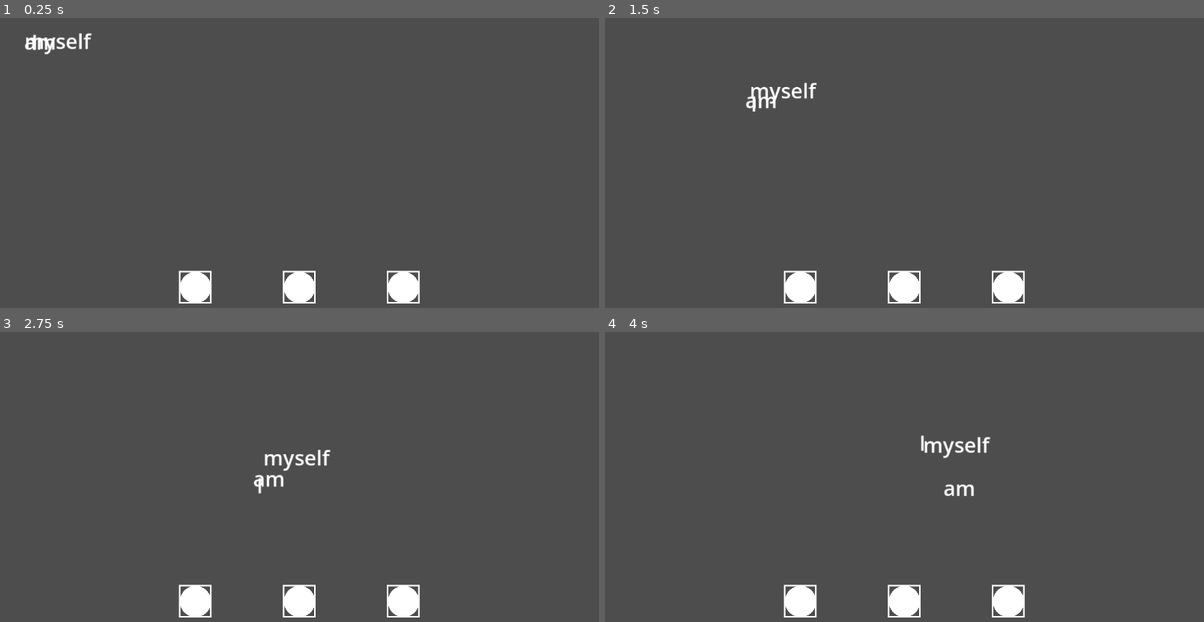
Above: before the commit, frames 1-4 (two rows, left to right).
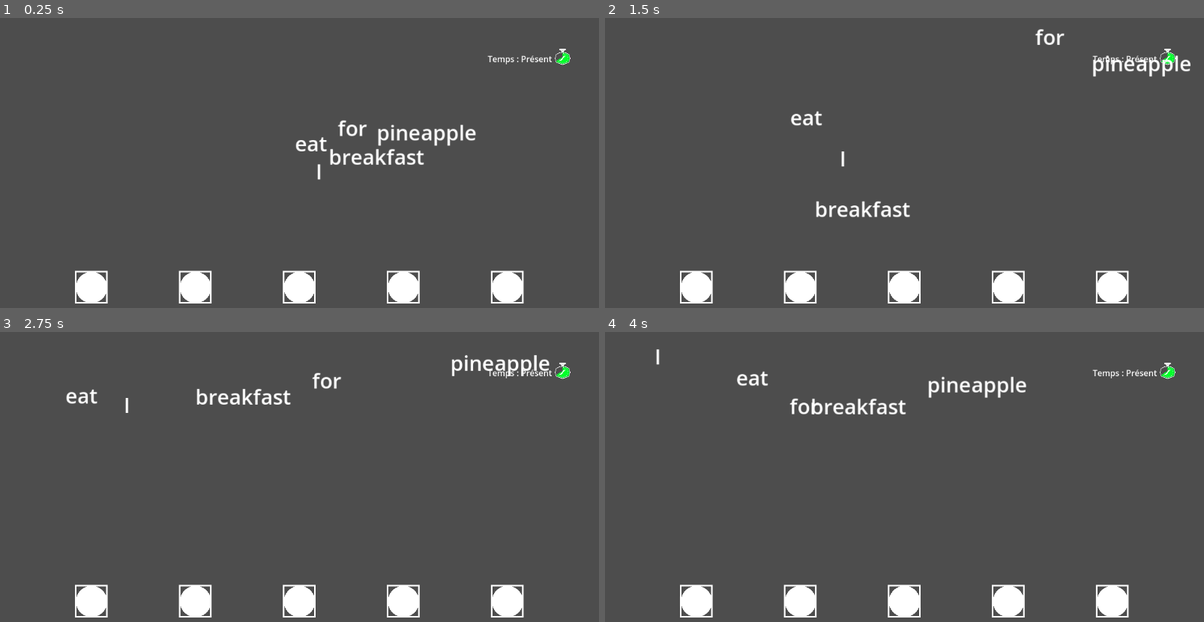
Above: after the commit, the same moments.

Repository: library-rat/Learning_english_fast_version
Game: Godot game, scene res://main_scene.tscn
Same seed, same stepped clock (60 frames per second), same inputs: the game is played once before the commit and once after it.
Inputs (mouse positions are in pixels of both pictures, inside the frame that each line leads up to):
- Up to frame 1 (0.25 s): no input
- Up to frame 2 (1.5 s): move the mouse to (1036, 168) at 0.52 s; click (1036, 168) at 0.6 s; drag from (784, 203) to (910, 116) at 1.27 s
- Up to frame 3 (2.75 s): move the mouse to (359, 424) at 2.02 s; click (359, 424) at 2.1 s
- Up to frame 4 (4 s): drag from (874, 566) to (724, 450) at 2.77 s; move the mouse to (1084, 549) at 3.52 s; click (1084, 549) at 3.6 s

The runs differ from the first frame. In frame 1, 2.9% of the frame differs, in the area x 4-96%, y 5-99%; in frame 2, 2.8%; in frame 3, 2.9%; in frame 4, 2.9%, in the area x 8-96%, y 5-99%.

Commit message:
adding timeMarker and word start around the center

Diff:
--- a/Dragable_Word.gd
+++ b/Dragable_Word.gd
@@ -35,7 +35,6 @@
 		start()
 		emit_signal("generate_curve")
 		for empty_word in guess_array :
-			print((global_position+size/2).distance_to(empty_word.global_position))
 			if (global_position+size/2).distance_to(empty_word.global_position) < (empty_word as Guess_Word).distancemin :
 				(empty_word as Guess_Word).set_word(self)
 
@@ -55,6 +54,20 @@
 
 	return new_curve
 
+func create_first_curve():
+	if rest_area == null :
+		return
+	var new_curve = Curve2D.new()
+	var first_point : Vector2 = (rest_area.global_position ) - (global_position -size/2)
+	var second_x : int = randi_range(0,get_viewport().size.x)
+	var second_y : int = randi_range(0,get_viewport().size.y)
+	var second_point = Vector2(second_x,second_y)
+
+	new_curve.add_point(first_point, position,(second_point-first_point)/2)
+	new_curve.add_point(second_point,(second_point -first_point)/2, Vector2.ZERO)
+	return new_curve
+
+
 func _on_drad_word_body_exited_rest_area():
 	emit_signal("rest_area_exited")
 
--- /dev/null
+++ b/MarqueurTemps.gd
@@ -0,0 +1,22 @@
+extends HBoxContainer
+
+
+# Called when the node enters the scene tree for the first time.
+func _ready():
+	pass # Replace with function body.
+
+
+# Called every frame. 'delta' is the elapsed time since the previous frame.
+func _process(delta):
+	pass
+
+func set_time(new_time:String):
+	$Label.text = "Temps : " +new_time
+	match new_time :
+		"Passé" :
+			$Horloge.value = 33
+
+		"Présent" :
+			$Horloge.value = 66
+		"Futur" :
+			$Horloge.value = 100
--- /dev/null
+++ b/MarqueurTemps.tscn
@@ -0,0 +1,27 @@
+[gd_scene load_steps=4 format=3 uid="uid://dfw1m1ew6kyg0"]
+
+[ext_resource type="Script" path="res://MarqueurTemps.gd" id="1_7ydon"]
+[ext_resource type="Texture2D" uid="uid://bivcu7ai4587i" path="res://assets/Chrono_outside.png" id="2_i0ggk"]
+[ext_resource type="Texture2D" uid="uid://xj1plldkw7op" path="res://assets/Chrono_inside.png" id="3_4fpyx"]
+
+[node name="MarqueurTemps" type="HBoxContainer"]
+anchors_preset = 1
+anchor_left = 1.0
+anchor_right = 1.0
+offset_left = -130.0
+offset_top = 35.0
+offset_right = -29.0
+offset_bottom = 75.0
+grow_horizontal = 0
+script = ExtResource("1_7ydon")
+
+[node name="Label" type="Label" parent="."]
+layout_mode = 2
+text = "Temps : "
+
+[node name="Horloge" type="TextureProgressBar" parent="."]
+layout_mode = 2
+value = 50.0
+fill_mode = 4
+texture_under = ExtResource("2_i0ggk")
+texture_progress = ExtResource("3_4fpyx")
--- a/guess_manager.gd
+++ b/guess_manager.gd
@@ -1,7 +1,8 @@
 extends Node2D
 
 var guess_word = preload("res://guess_word.tscn")
-var guess_phrase = "I am myself"
+var guess_phrase = "I eat pineapple for breakfast"
+var guess_nodes = []
 signal list_of_word(list)
 var ecart : int = 200
 # Called when the node enters the scene tree for the first time.
@@ -14,10 +15,19 @@
 		new_guess.position.x = -floor(list_word.size()/ 2)*ecart + screen_size/2
 		new_guess.position.x += ecart*i
 		new_guess.position.x -= ((1 + list_word.size())%2)*ecart/2
-		print(-floor(list_word.size()/ 2)*ecart + ecart*i)
-		print(new_guess.position.x)
-		print(screen_size)
 		add_child(new_guess)
+		guess_nodes.append(new_guess)
+		new_guess.connect("new_word_set", set_word)
 # Called every frame. 'delta' is the elapsed time since the previous frame.
 func _process(delta):
 	pass
+
+func set_word(guess :Node2D, word : String):
+	var index = guess_nodes.find(guess)
+	if index == -1 :
+		printerr("What is wrong with that guess ?")
+	var list_word = guess_phrase.split(" ")
+	for i in range(list_word.size()) :
+		if list_word[i] != guess_nodes[i].word :
+			return
+	print("you won")
--- a/guess_word.gd
+++ b/guess_word.gd
@@ -1,13 +1,15 @@
 extends Node2D
 class_name Guess_Word
 var distancemin: int =  30
-var word : Dragable_Word
+var drag_word : Dragable_Word
+var word : String
+signal new_word_set(node, word)
 # Called when the node enters the scene tree for the first time.
 func _ready():
 	pass
 
 func _draw ():
-	if word == null:
+	if drag_word == null:
 		draw_circle(Vector2.ZERO, distancemin, Color.WHITE)
 		var rect = Rect2(Vector2(-distancemin, -distancemin), Vector2(2*distancemin, 2*distancemin))
 		draw_rect(rect,Color.WHITE, false,3)
@@ -16,14 +18,17 @@
 	pass
 
 func set_word(new_word : Dragable_Word):
-	if word != null :
-		word.start()
-	word = new_word
-	word.stop()
-	word.connect("start_moving", clean_word)
+	if drag_word != null :
+		drag_word.start()
+	drag_word = new_word
+	word = drag_word.text
+	new_word_set.emit(self, word)
+	drag_word.stop()
+	drag_word.connect("start_moving", clean_word)
 	queue_redraw()
 
 func clean_word():
-	word.disconnect("start_moving",clean_word)
-	word = null
+	drag_word.disconnect("start_moving",clean_word)
+	drag_word = null
+	word = ""
 	queue_redraw()
--- a/main_scene.gd
+++ b/main_scene.gd
@@ -1,9 +1,10 @@
-extends Node2D
+extends Node
 
 var word_scene = load("res://word_trajectory.tscn")
 var word_list
 # Called when the node enters the scene tree for the first time.
 func _ready():
+	$UI/MarqueurTemps.set_time("Présent")
 	for word in word_list :
 		var new_word = word_scene.instantiate()
 		new_word.assign_word(word)
--- a/main_scene.tscn
+++ b/main_scene.tscn
@@ -1,14 +1,15 @@
-[gd_scene load_steps=5 format=3 uid="uid://dpna0op8rynyd"]
+[gd_scene load_steps=6 format=3 uid="uid://dpna0op8rynyd"]
 
 [ext_resource type="Script" path="res://main_scene.gd" id="1_mqdla"]
 [ext_resource type="Script" path="res://WordRestArea.gd" id="3_2qxgc"]
 [ext_resource type="PackedScene" uid="uid://dutduxxp7b2rp" path="res://guess_manager.tscn" id="3_8632v"]
+[ext_resource type="PackedScene" uid="uid://dsk550tvjvbjk" path="res://ui.tscn" id="4_ky3ji"]
 
 [sub_resource type="CapsuleShape2D" id="CapsuleShape2D_hrpbi"]
 radius = 148.0
 height = 1008.0
 
-[node name="Main_Scene" type="Node2D"]
+[node name="Main_Scene" type="Node"]
 script = ExtResource("1_mqdla")
 
 [node name="WordRestArea" type="Area2D" parent="." groups=["Rest_word_Area"]]
@@ -22,5 +23,7 @@
 [node name="Guess_Manager" parent="." instance=ExtResource("3_8632v")]
 position = Vector2(0, 519)
 
+[node name="UI" parent="." instance=ExtResource("4_ky3ji")]
+
 [connection signal="body_exited" from="WordRestArea" to="WordRestArea" method="_on_body_exited"]
 [connection signal="list_of_word" from="Guess_Manager" to="." method="_on_guess_manager_list_of_word"]
--- /dev/null
+++ b/ui.tscn
@@ -0,0 +1,18 @@
+[gd_scene load_steps=2 format=3 uid="uid://dsk550tvjvbjk"]
+
+[ext_resource type="PackedScene" uid="uid://dfw1m1ew6kyg0" path="res://MarqueurTemps.tscn" id="1_n18pa"]
+
+[node name="UI" type="Control"]
+layout_mode = 3
+anchors_preset = 15
+anchor_right = 1.0
+anchor_bottom = 1.0
+grow_horizontal = 2
+grow_vertical = 2
+
+[node name="MarqueurTemps" parent="." instance=ExtResource("1_n18pa")]
+layout_mode = 1
+offset_left = -155.0
+offset_top = 59.0
+offset_right = -54.0
+offset_bottom = 99.0
--- a/word_trajectory.gd
+++ b/word_trajectory.gd
@@ -4,7 +4,7 @@
 var is_stopped: bool = false
 # Called when the node enters the scene tree for the first time.
 func _ready():
-	curve = Dragable_word.create_curve()
+	curve = Dragable_word.create_first_curve()
 
 
 # Called every frame. 'delta' is the² elapsed time since the previous frame.
Binary file added: assets/Chrono_inside.png
Not shown, added: assets/Chrono_inside.png.import
Binary file added: assets/Chrono_outside.png
Not shown, added: assets/Chrono_outside.png.import
